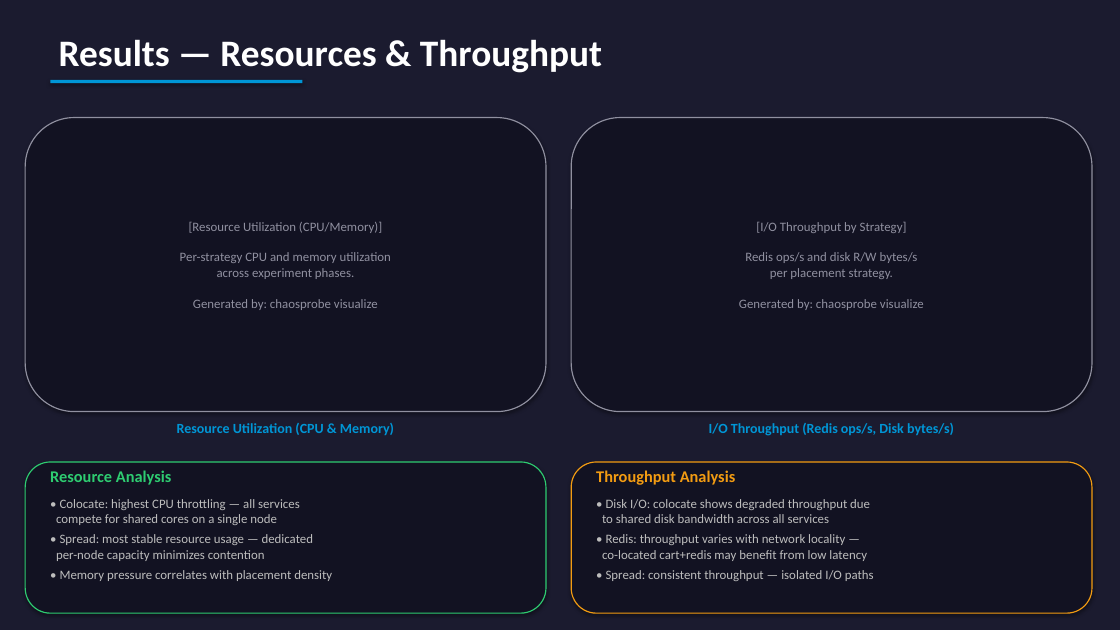
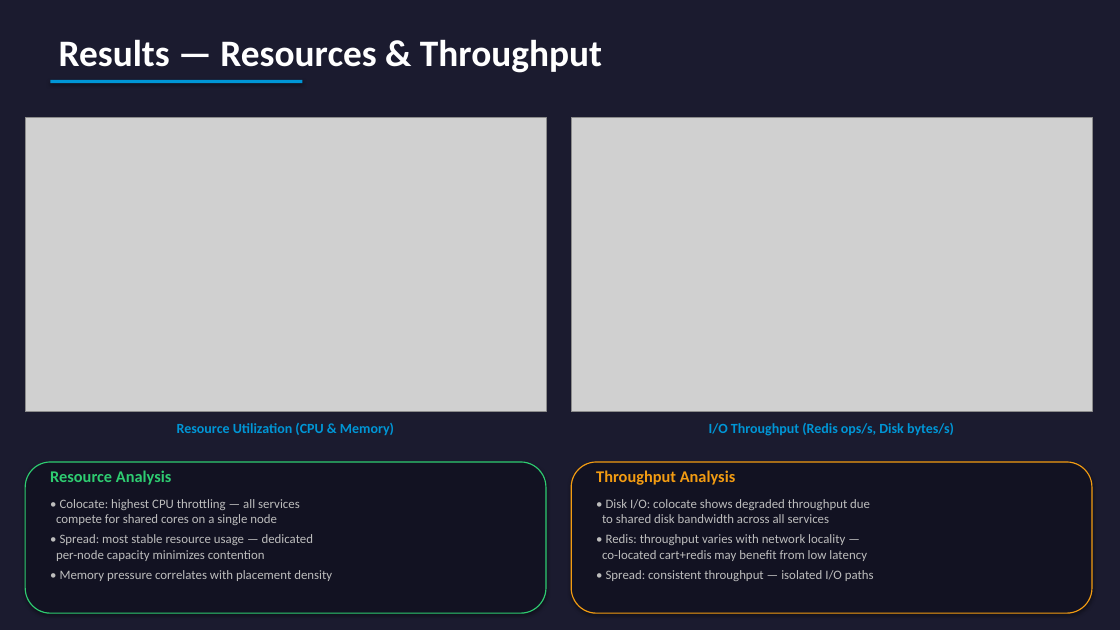
Before and after one commit to yhu02/uva-msc-thesis, a slide deck: slide 11 of ChaosProbe_Presentation.pptx. Drawn at 1120x630 pixels with LibreOffice and Linux fonts; fonts in the diff are those of the drawing; grey boxes stand for pictures. Boxes give left, top, right and bottom in pixels: in the first picture for what was removed or moved away, otherwise in the second. Text is boxed around its words. In the diff, an @@ line names an element or a change of style, - is before the commit and + after.

```diff
--- a/ChaosProbe_Presentation.pptx
+++ b/ChaosProbe_Presentation.pptx
@@ rounded rectangle removed at <box>25,118,546,412</box> @@
-[Resource Utilization (CPU/Memory)]
-Per-strategy CPU and memory utilization
-across experiment phases.
-Generated by: chaosprobe visualize
@@ picture added at <box>25,118,546,412</box> @@
@@ rounded rectangle removed at <box>571,118,1092,412</box> @@
-[I/O Throughput by Strategy]
-Redis ops/s and disk R/W bytes/s
-per placement strategy.
-Generated by: chaosprobe visualize
@@ picture added at <box>571,118,1092,412</box> @@
```
Also in this commit, not shown: 3 other slides changed, 1 other file.
